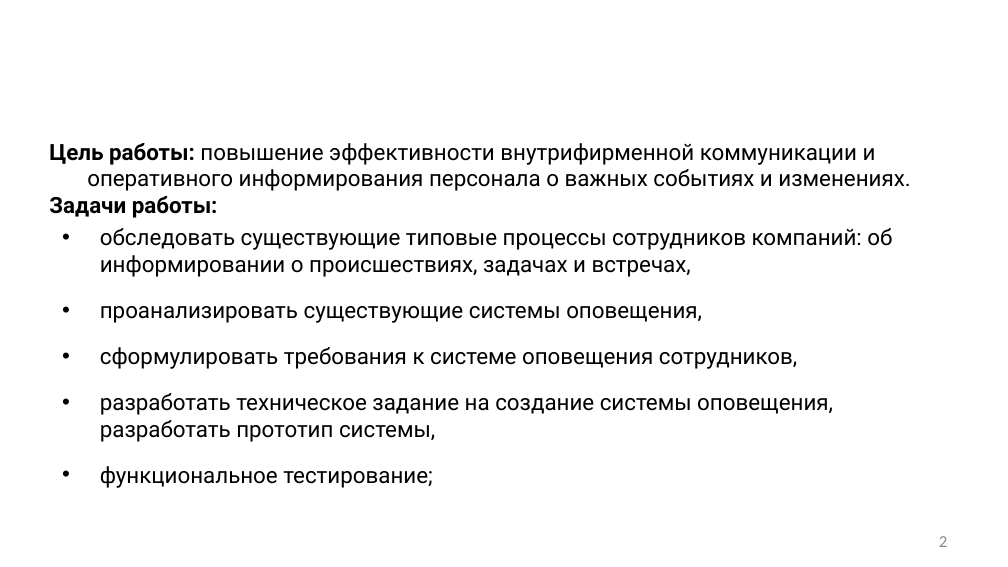
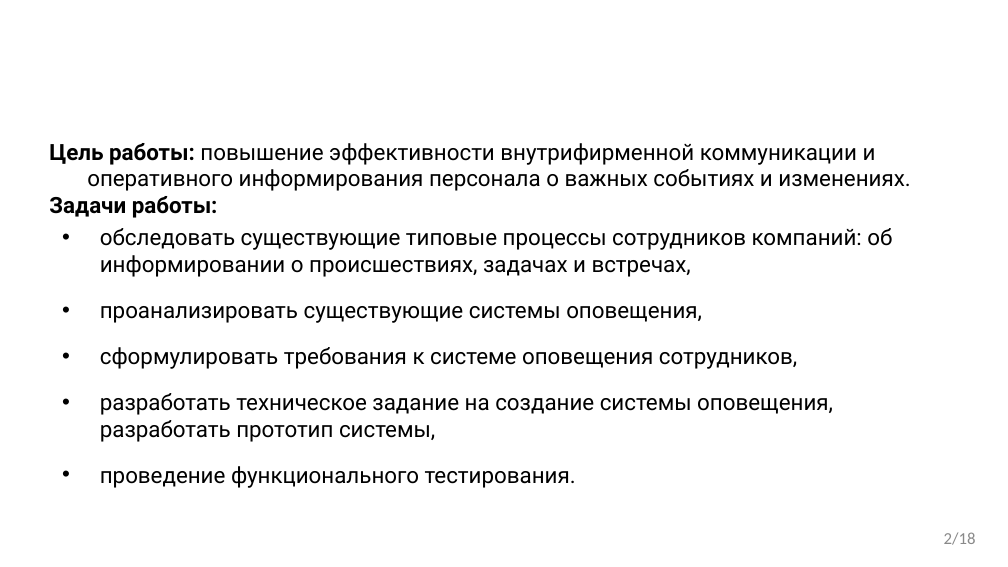
Before and after one commit to VladMexon/DiplomaProject, a slide deck: slide 2 of РИС-20-2б-Мехоношин-ВА-ПП.pptx. Drawn at 1008x567 pixels with LibreOffice and Linux fonts; fonts in the diff are those of the drawing; background and template pictures are left out. Boxes give left, top, right and bottom in pixels: in the first picture for what was removed or moved away, otherwise in the second. Text is boxed around its words. In the diff, an @@ line names an element or a change of style, - is before the commit and + after.

```diff
--- a/РИС-20-2б-Мехоношин-ВА-ПП.pptx
+++ b/РИС-20-2б-Мехоношин-ВА-ПП.pptx
@@ text at [100, 466, 576, 488]: text changed @@
-• функциональное тестирование;
+• проведение функционального тестирования.
@@ page number at [944, 532, 976, 545]: text changed @@
-2
+2/18
```
Also in this commit, not shown: 5 other slides changed, 2 slides added, 4 other files.
